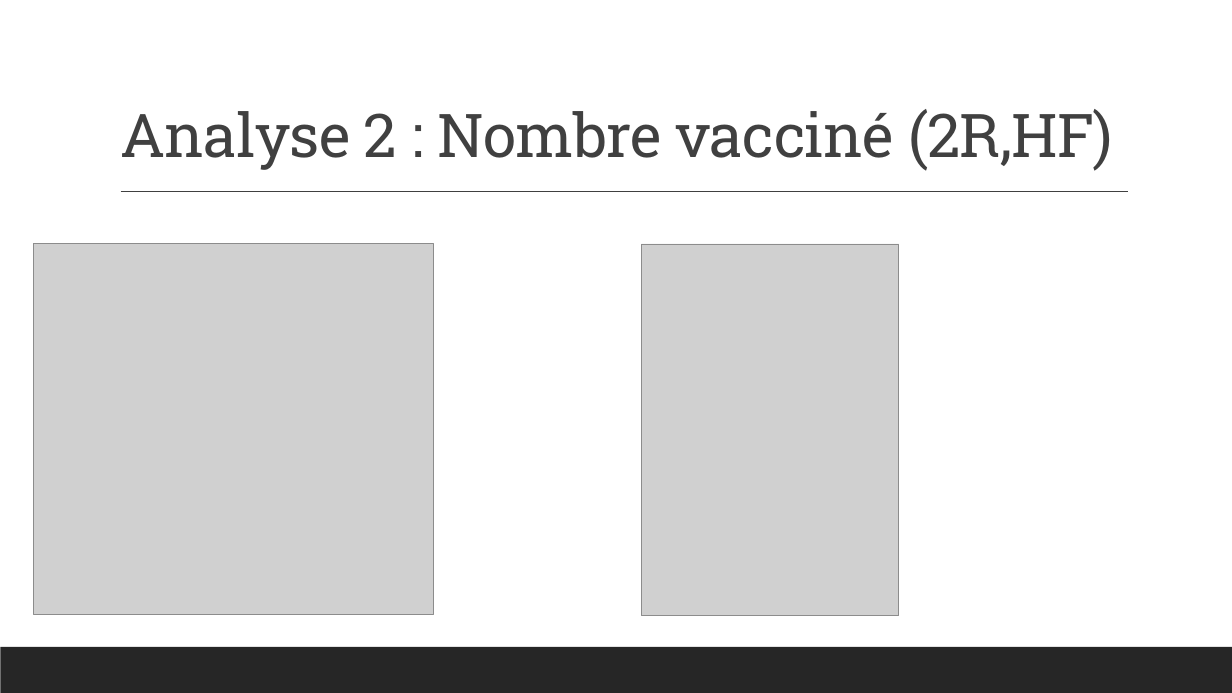
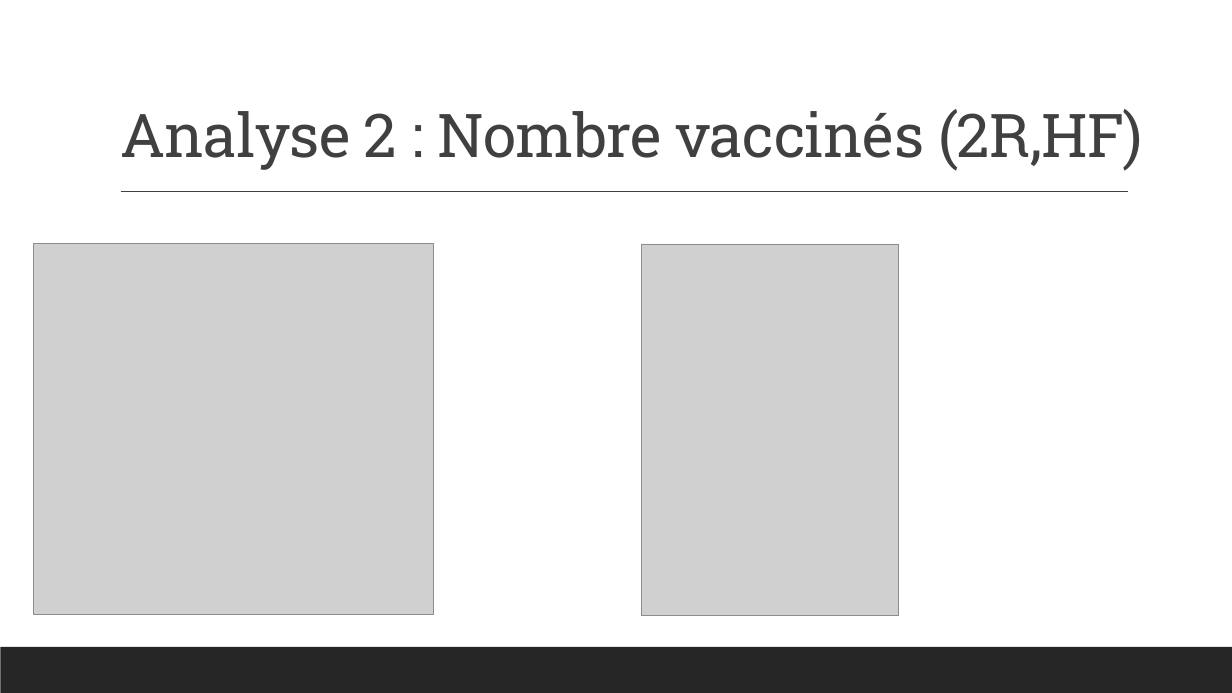
Before and after one commit to dorayy/projet-r, a slide deck: slide 5 of Stats.pptx. Drawn at 1232x693 pixels with LibreOffice and Linux fonts; fonts in the diff are those of the drawing; grey boxes stand for pictures. Boxes give left, top, right and bottom in pixels: in the first picture for what was removed or moved away, otherwise in the second. Text is boxed around its words. In the diff, an @@ line names an element or a change of style, - is before the commit and + after.

Commit message:
2nd analyse and diapo

```diff
--- a/Stats.pptx
+++ b/Stats.pptx
@@ title at (120, 109, 1143, 171): text changed @@
-Analyse 2 : Nombre vacciné (2R,HF)
+Analyse 2 : Nombre vaccinés (2R,HF)
```
Also in this commit, not shown: 8 other slides changed, 5 slides added, 2 slides removed, 1 other file.
